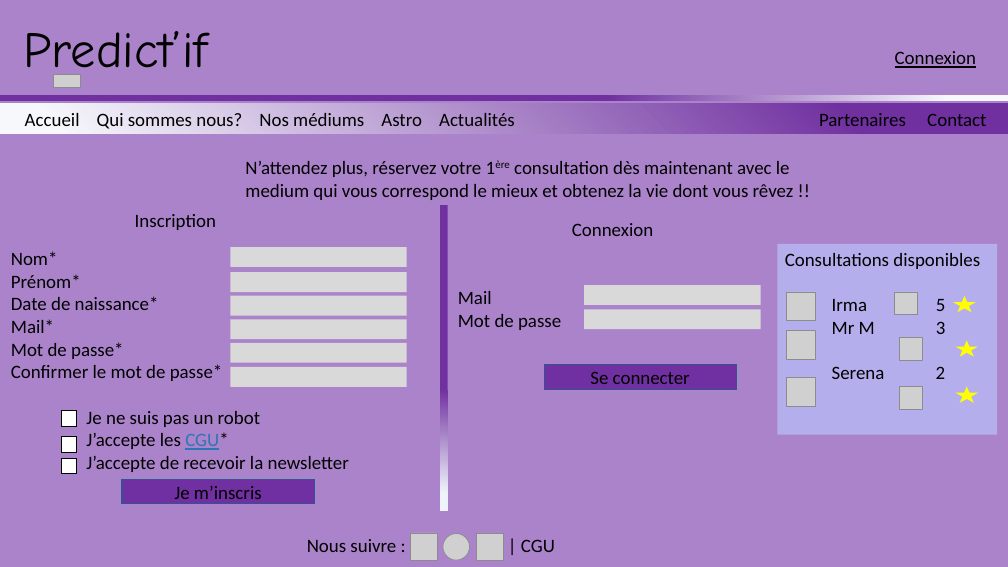
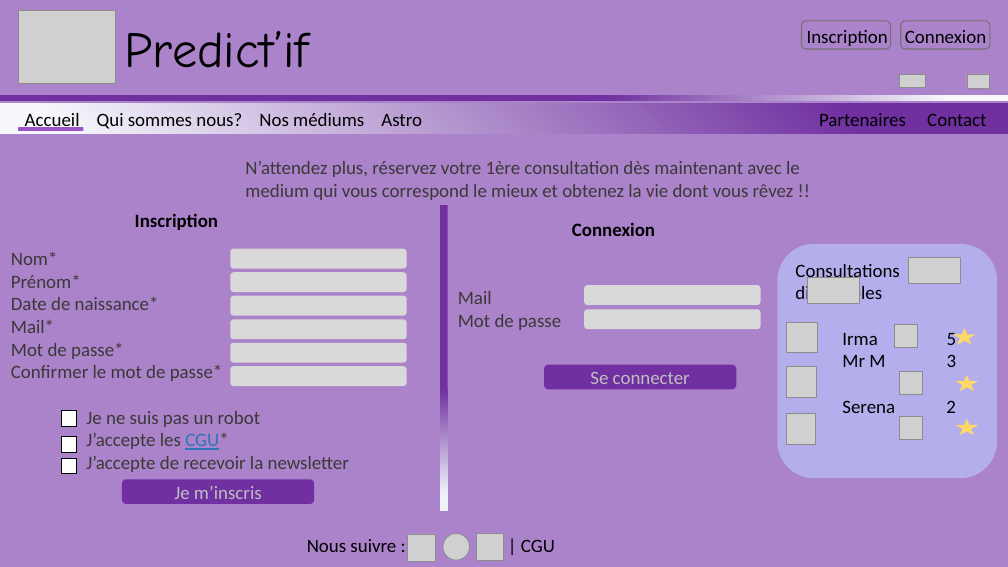
Before and after one commit to Sevla8/PredictIF, a slide deck: slide 1 of specifications/maquettes_IHM/maquette-html.pptx (slide 2 before the commit). Drawn at 1008x567 pixels with LibreOffice and Linux fonts; fonts in the diff are those of the drawing; grey boxes stand for pictures; background and template pictures are left out. Boxes give left, top, right and bottom in pixels: in the first picture for what was removed or moved away, otherwise in the second. Text is boxed around its words. In the diff, an @@ line names an element or a change of style, - is before the commit and + after.

```diff
--- a/specifications/maquettes_IHM/maquette-html.pptx
+++ b/specifications/maquettes_IHM/maquette-html.pptx
@@ picture added at (18, 11, 115, 84) @@
@@ text "Predict’if" rewrapped from (24, 31, 208, 83) to (125, 31, 309, 68) @@
@@ rounded rectangle added at (802, 21, 891, 49), outline #767171 1 pt @@
@@ rounded rectangle added at (901, 21, 991, 49), outline #767171 1 pt @@
@@ text at (807, 30, 986, 46): text changed @@
-Connexion
+Inscription Connexion
@@ picture: place and size @@
-picture at (54, 75, 80, 88)
+picture at (900, 75, 926, 88)
@@ picture added at (967, 74, 989, 88) @@
@@ text in rectangle at (25, 113, 986, 131): text changed @@
-Accueil Qui sommes nous? Nos médiums Astro Actualités Partenaires Contact
+Accueil Qui sommes nous? Nos médiums Astro Partenaires Contact
@@ rounded rectangle added at (18, 127, 83, 131), fill #9954CC @@
@@ text "N’attendez plus, réservez votre 1ère ..." at (245, 161, 800, 200): text colour #000000 to #3B3838; now on the baseline in "1ère" @@
@@ text "Inscription" at (135, 213, 218, 230): bold on @@
@@ text "Connexion" at (572, 223, 655, 236): bold on @@
@@ text "Nom*" at (11, 251, 349, 472): text colour #000000 to #3B3838 @@
@@ rectangle to rounded rectangle in 3 elements at (777, 244, 997, 479), (231, 366, 407, 386), (231, 249, 407, 268) @@
@@ rounded rectangle "Consultations disponibles": place and size @@
-rounded rectangle "Consultations disponibles" at (777, 244, 997, 435)
+rounded rectangle "Consultations disponibles" at (777, 244, 997, 479)
@@ picture added at (908, 257, 961, 283) @@
@@ text "Mail" at (458, 291, 561, 330): text colour #000000 to #3B3838 @@
@@ picture removed at (786, 292, 815, 321) @@
@@ picture added at (808, 278, 861, 303) @@
@@ star removed at (954, 296, 976, 312) @@
@@ 2 stars, 1 picture: place and size @@
-2 stars, 1 picture at (787, 330, 979, 403)
+2 stars, 1 picture at (786, 322, 979, 392)
@@ picture: place and size @@
-picture at (900, 337, 923, 360)
+picture at (895, 324, 917, 347)
@@ star at (954, 328, 976, 345): fill #FFFF00 to #FFD966 @@
@@ rounded rectangle "Se connecter" at (544, 364, 737, 389): text colour #000000 to #BFBFBF; action button blank to rounded rectangle; outline #325491 1 pt to none @@
@@ picture removed at (786, 378, 815, 407) @@
@@ picture added at (786, 367, 817, 398) @@
@@ picture: place and size @@
-picture at (900, 386, 923, 409)
+picture at (900, 372, 923, 395)
@@ star at (956, 375, 979, 392): fill #FFFF00 to #FFD966 @@
@@ picture added at (786, 414, 816, 444) @@
@@ picture: place and size @@
-picture at (895, 292, 917, 315)
+picture at (900, 417, 923, 439)
@@ star added at (956, 419, 979, 436), fill #FFD966 @@
@@ rounded rectangle "Je m’inscris" at (122, 479, 314, 504): text colour #000000 to #BFBFBF; action button blank to rounded rectangle; outline #325491 1 pt to none @@
```
Also in this commit, not shown: 1 other slide changed, 9 slides added, 1 slide removed.
